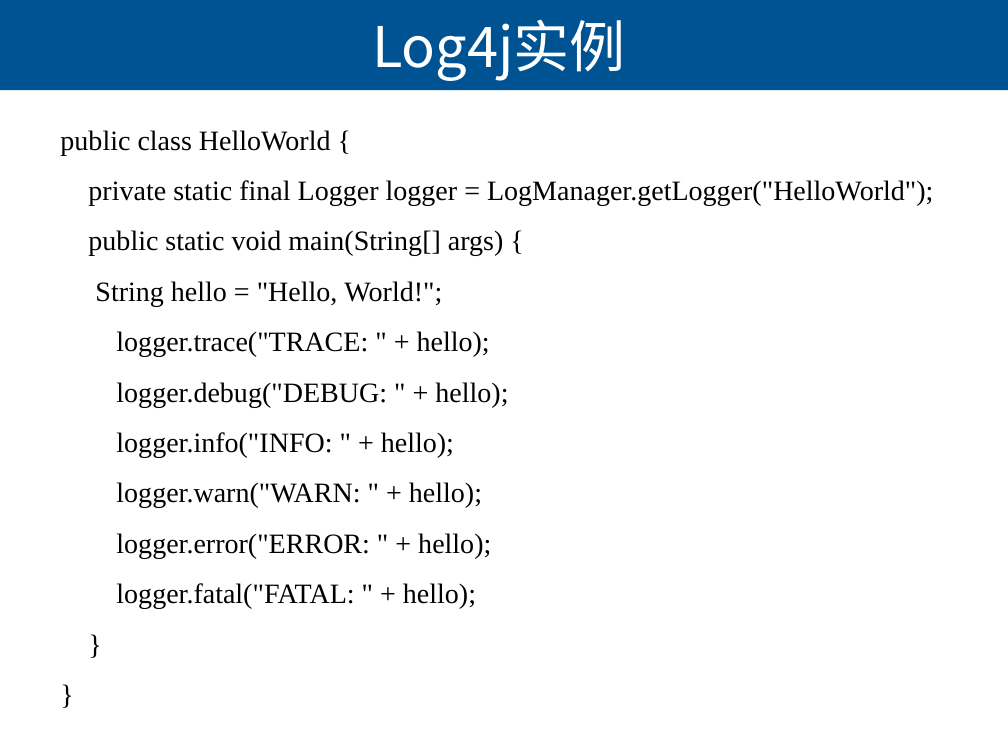
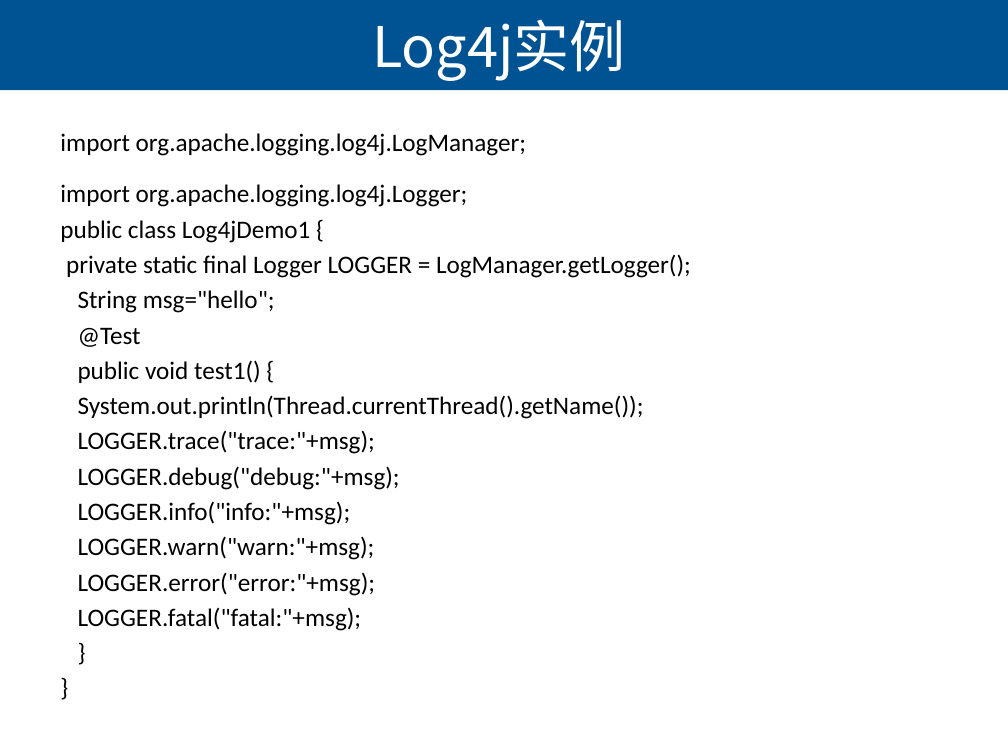
Before and after one commit to lihuanzhen2016/Selenium2019, a slide deck: slide 5 of PPT/11 使用Log4j打印执行日志.pptx. Drawn at 1008x756 pixels with LibreOffice and Linux fonts; fonts in the diff are those of the drawing. Boxes give left, top, right and bottom in pixels: in the first picture for what was removed or moved away, otherwise in the second. Text is boxed around its words. In the diff, an @@ line names an element or a change of style, - is before the commit and + after.

```diff
--- a/PPT/11 使用Log4j打印执行日志.pptx
+++ b/PPT/11 使用Log4j打印执行日志.pptx
@@ background #CCE8CF to #FFFFFF @@
@@ text "import org.apache.logging.log4j.LogManager;" at (x1=60, y1=133, x2=691, y2=631): size 20 to 18 pt, font Times New Roman to Calibri in "}", "}"; line spacing 1.5 to 1; more space between paragraphs @@
@@ text at (x1=60, y1=133, x2=691, y2=631): text changed; size 20 to 18 pt; font Times New Roman to Calibri @@
-public class HelloWorld {
-private static final Logger logger = LogManager.getLogger("HelloWorld");
-public static void main(String[] args) {
-String hello = "Hello, World!";
-logger.trace("TRACE: " + hello);
-logger.debug("DEBUG: " + hello);
-logger.info("INFO: " + hello);
-logger.warn("WARN: " + hello);
-logger.error("ERROR: " + hello);
-logger.fatal("FATAL: " + hello);
+import org.apache.logging.log4j.LogManager;
+import org.apache.logging.log4j.Logger;
+public class Log4jDemo1 {
+private static final Logger LOGGER = LogManager.getLogger();
+String msg="hello";
+@Test
+public void test1() {
+System.out.println(Thread.currentThread().getName());
+LOGGER.trace("trace:"+msg);
+LOGGER.debug("debug:"+msg);
+LOGGER.info("info:"+msg);
+LOGGER.warn("warn:"+msg);
+LOGGER.error("error:"+msg);
+LOGGER.fatal("fatal:"+msg);
```
Also in this commit, not shown: 7 other slides changed, 1 other file.
